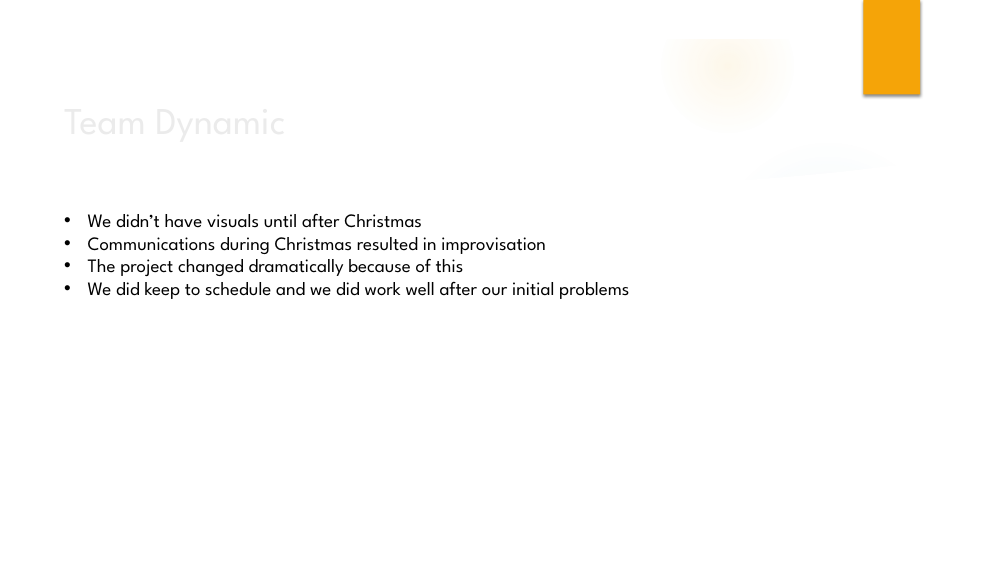
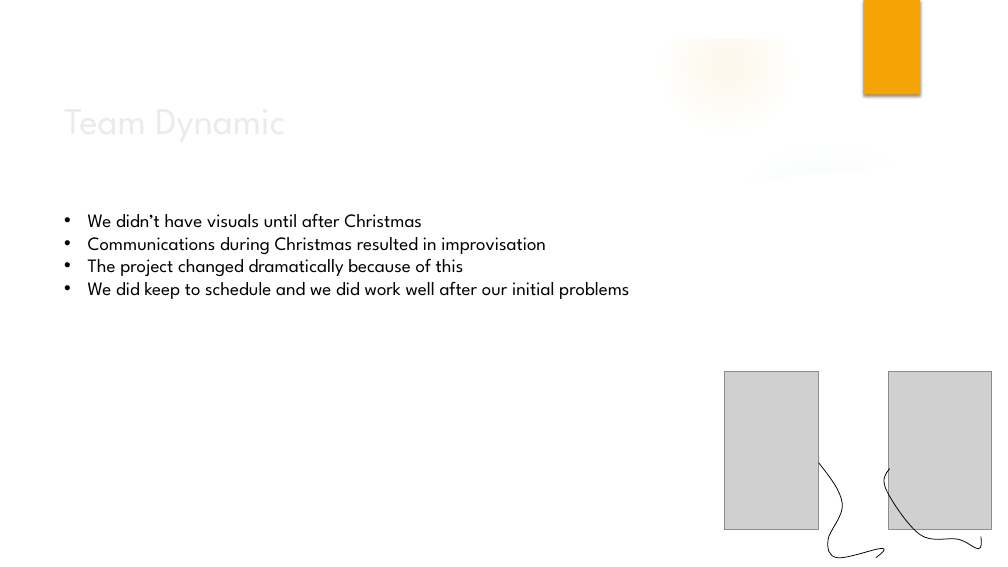
Before and after one commit to Boodals/AVP, a slide deck: slide 7 of presentation/AVP Final Presentation.pptx. Drawn at 1008x567 pixels with LibreOffice and Linux fonts; fonts in the diff are those of the drawing; grey boxes stand for pictures; background and template pictures are left out. Boxes give left, top, right and bottom in pixels: in the first picture for what was removed or moved away, otherwise in the second. Text is boxed around its words. In the diff, an @@ line names an element or a change of style, - is before the commit and + after.

Commit message:
Added images to slides

```diff
--- a/presentation/AVP Final Presentation.pptx
+++ b/presentation/AVP Final Presentation.pptx
@@ picture added at bbox=[724, 372, 819, 529] @@
@@ picture added at bbox=[889, 372, 991, 529] @@
@@ freeform shape added at bbox=[819, 463, 885, 558], outline #000000 0.75 pt @@
@@ freeform shape added at bbox=[884, 469, 982, 549], outline #000000 0.75 pt @@
```
Also in this commit, not shown: 7 other slides changed.
